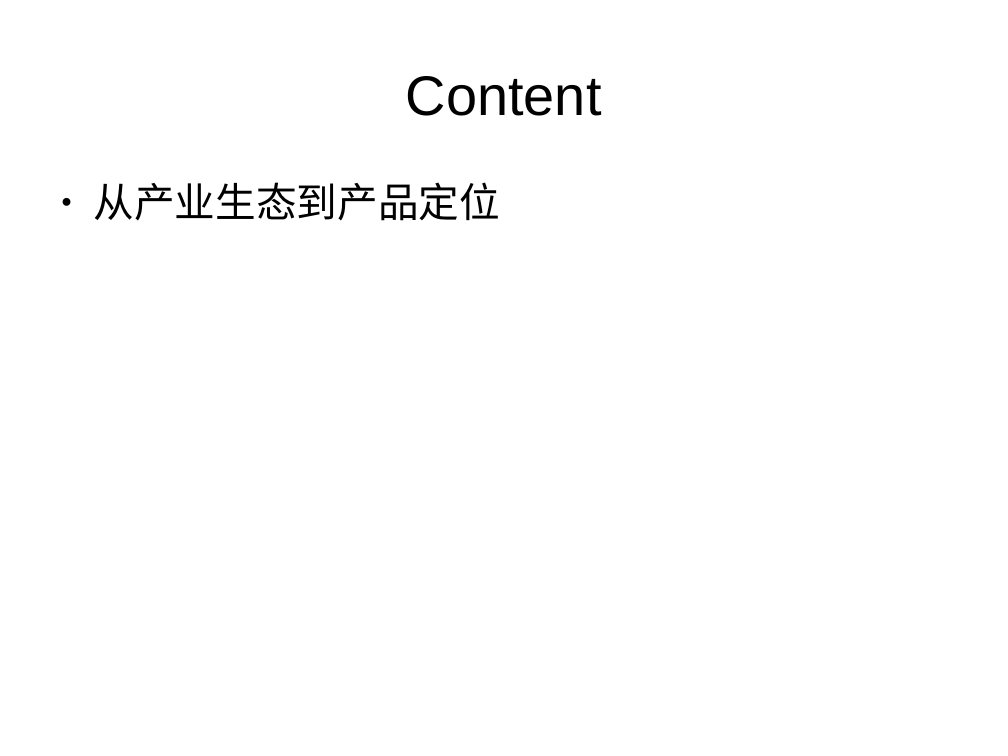
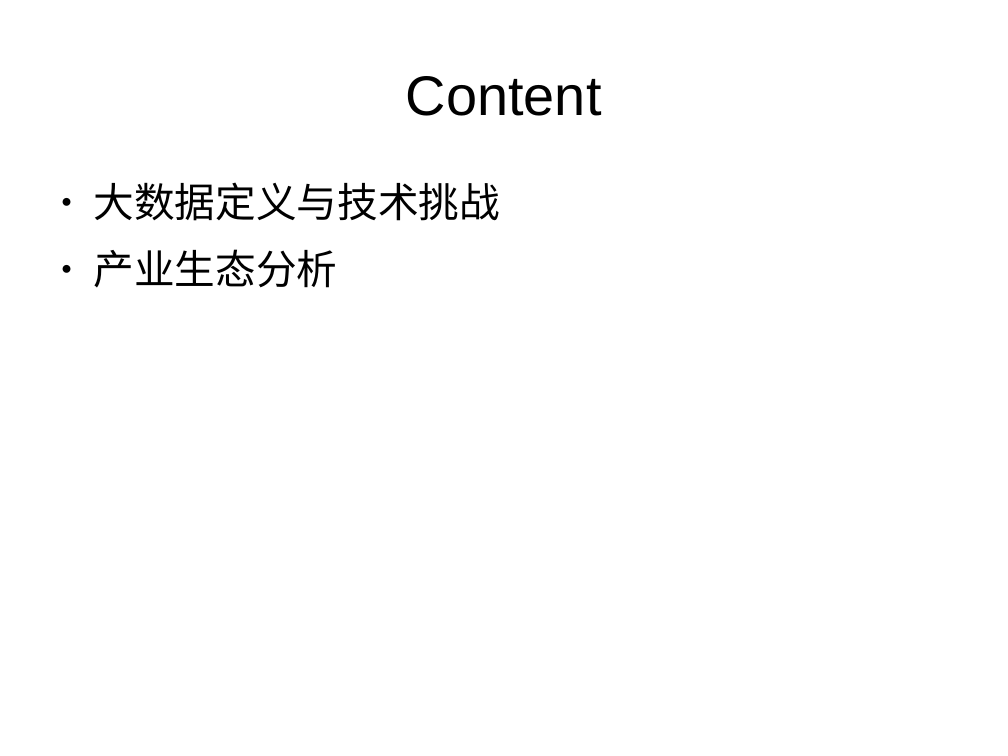
Before and after one commit to zouzhberk/Notes, a slide deck: slide 2 of bigdata/about-bigdata-product.odp. Drawn at 1008x756 pixels with LibreOffice and Linux fonts; fonts in the diff are those of the drawing. Boxes give left, top, right and bottom in pixels: in the first picture for what was removed or moved away, otherwise in the second. Text is boxed around its words. In the diff, an @@ line names an element or a change of style, - is before the commit and + after.

```diff
--- a/bigdata/about-bigdata-product.odp
+++ b/bigdata/about-bigdata-product.odp
@@ text at (94, 182, 500, 288): text changed @@
-● 从产业生态到产品定位
+● 大数据定义与技术挑战
+● 产业生态分析
```
Also in this commit, not shown: 1 other slide changed, 4 slides added, 3 other files.
